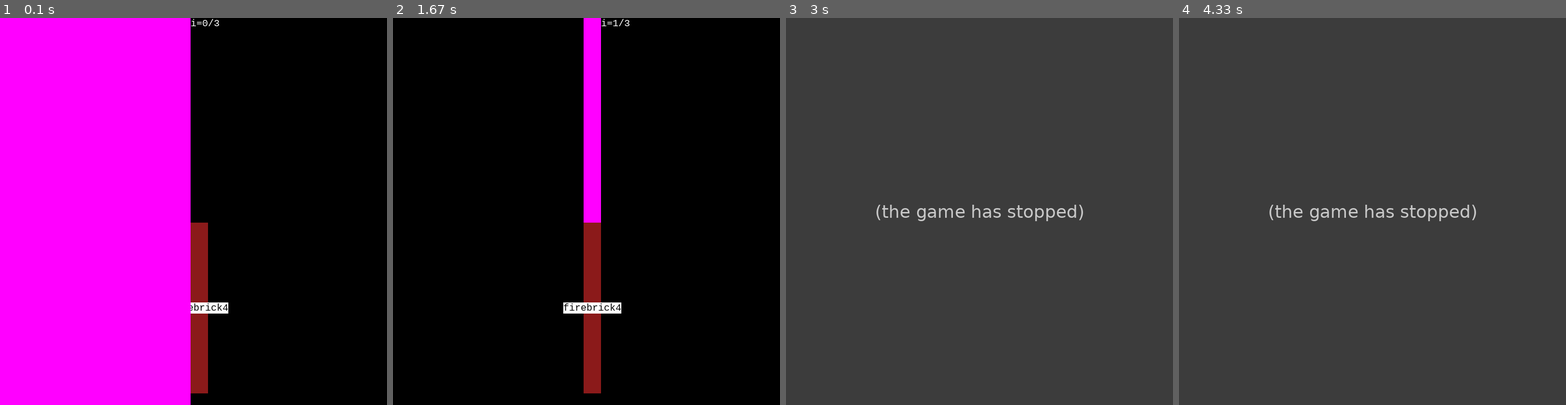
Above: before the commit, frames 1-4 (left to right).
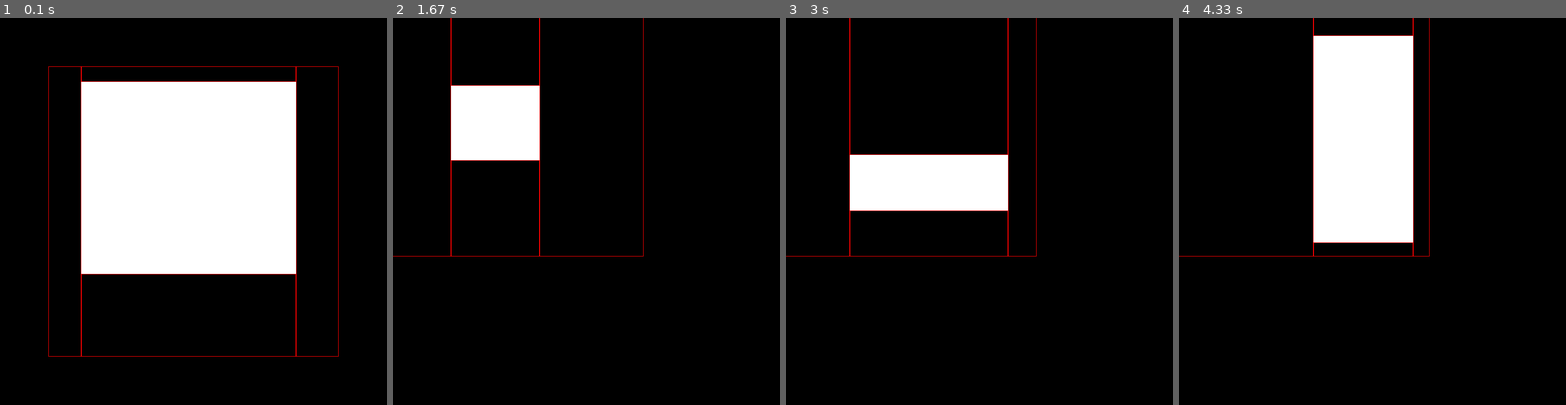
Above: after the commit, the same moments.

Repository: hitbox/scratch
Game: pygame game, started from pygame/empty_space.py
Same seed, same stepped clock (60 frames per second), same inputs: the game is played once before the commit and once after it.
Inputs (mouse positions are in pixels of both pictures, inside the frame that each line leads up to):
- Up to frame 1 (0.1 s): no input
- Up to frame 2 (1.67 s): press the mouse at (582, 315) at 0.37 s; move the mouse to (536, 265) at 0.47 s; release the mouse at (493, 215) at 0.6 s; hold Right 0.67-1.13 s
- Up to frame 3 (3 s): hold Up 1.92-2.22 s; hold Right 2.25-2.8 s; hold Left from 2.83 s (still down)
- Up to frame 4 (4.33 s): release Left at 3.5 s; hold Down from 3.53 s (still down)

The runs differ from the first frame. In frame 1, 65% of the frame differs, in the area x 0-88%, y 0-100%; in frame 2, 9.5%; in frame 3, 100%, in the area x 0-100%, y 0-100%; in frame 4, 100%.
Before the commit the program exited at 1.93 s; later frames show no game.

Commit message:
pygame/empty_space.py
- empty space rects demo working again
- empty space rects testing
- RectRenderer
- docs, naming and formatting in pygamelib

Diff:
--- a/pygame/empty_space.py
+++ b/pygame/empty_space.py
@@ -1,4 +1,3 @@
-import argparse
 import itertools as it
 import operator as op
 import random
@@ -11,6 +10,50 @@
 
 COLORS = list(filter(pygamelib.interesting_color, pygame.color.THECOLORS))
 sides = op.attrgetter('top', 'right', 'bottom', 'left')
+
+class Demo(pygamelib.DemoBase):
+
+    def __init__(self, inside, rects_generator):
+        self.inside = inside
+        self.rects_generator = rects_generator
+        self.rect_renderer = pygamelib.RectRenderer()
+        self.update_rects()
+
+    def update_rects(self):
+        self.rects, self.empties = self.rects_generator(self.inside)
+
+    def do_quit(self, event):
+        self.engine.stop()
+
+    def do_keydown(self, event):
+        if event.key in (pygame.K_ESCAPE, pygame.K_q):
+            self.engine.stop()
+        else:
+            self.update_rects()
+            pygamelib.post_videoexpose()
+
+    def do_mousemotion(self, event):
+        if event.buttons[0]:
+            self.rect_renderer.offset += event.rel
+            pygamelib.post_videoexpose()
+        elif not any(event.buttons):
+            for rect in self.rects + self.empties:
+                if rect.collidepoint(event.pos):
+                    self.rect_renderer.highlight = rect
+                    pygamelib.post_videoexpose()
+                    break
+            else:
+                self.rect_renderer.highlight = None
+
+    def do_videoexpose(self, event):
+        self.draw()
+
+    def draw(self):
+        self.screen.fill('black')
+        self.rect_renderer(self.screen, 'white', 0, self.rects)
+        self.rect_renderer(self.screen, 'red', 1, self.empties)
+        pygame.display.flip()
+
 
 def find_empty_space(rectangles, inside):
     empties = [inside]
@@ -42,11 +85,8 @@
             maxleft = max(empty.left, clip.left)
             yield (maxleft, clip.bottom, minright - maxleft, empty.bottom - clip.bottom)
 
-def area(rect):
-    return rect.width * rect.height
-
 def rect_from_points(x1, y1, x2, y2):
-    return (x1, y1, x2 - x1, y2 - x1)
+    return (x1, y1, x2 - x1, y2 - y1)
 
 def rand_rect_point(rect):
     top, right, bottom, left = sides(rect)
@@ -55,146 +95,53 @@
 def rand_endpoints(inside):
     return (*rand_rect_point(inside), *rand_rect_point(inside))
 
-def unionable(r1, r2):
-    top1, right1, bottom1, left1 = sides(r1)
-    top2, right2, bottom2, left2 = sides(r2)
-    return (
-        (top1 == bottom2 and r1.width == r2.width)
-        or
-        (right1 == left2 and r1.height == r2.height)
-        or
-        (bottom1 == top2 and r1.width == r2.width)
-        or
-        (left1 == right2 and r1.height == r2.height)
-    )
-
-def defrag_rects(r1, r2):
-    if unionable:
-        yield r1.union(r2)
-    else:
-        yield r1
-        yield r2
-
 def random_rect(inside):
     endpoints = rand_endpoints(inside)
     rect = pygame.Rect(rect_from_points(*endpoints))
     rect.normalize()
     return rect
 
-def generate_random_rects(nrects):
-    rects = set()
-    while len(rects) < nrects:
-        if not window.contains(rect):
-            continue
+def random_rects(inside, nrects, minwidth=0, minheight=0):
+    rects = []
+    while nrects > 0:
+        rect = random_rect(inside)
         if (
-            rect.width > 1
+            rect.width > minwidth
             and
-            rect.height > 1
+            rect.height > minheight
             and
             not any(other.colliderect(rect) for other in rects)
         ):
-            rects.add(rect)
             yield rect
+            rects.append(rect)
+            nrects -= 1
 
-def defrag_rects(rects):
-    while True:
-        for r1, r2 in it.combinations(rects, 2):
-            if unionable(r1, r2):
-                rects.append(r1.union(r2))
-                rects.remove(r1)
-                rects.remove(r2)
-                break
-        else:
-            # nothing unioned, stop trying
-            break
+class RectsGenerator:
 
-def find_empty_space2(rects, inside):
-    tops, rights, bottoms, lefts = zip(*map(sides, rects))
+    def __init__(self, n, minwidth, minheight):
+        self.n = n
+        self.minwidth = minwidth
+        self.minheight = minheight
 
-    tops += (inside.bottom,)
-    rights += (inside.left,)
-    bottoms += (inside.top,)
-    lefts += (inside.right,)
+    def __call__(self, inside):
+        rects = list(random_rects(inside, self.n, self.minwidth, self.minheight))
+        # negative rects
+        empty_space_rects = list(find_empty_space(rects, inside))
+        assert empty_space_rects
+        # because the rect subtraction function is not aware of already
+        # "subtracted" rects, it generates excessive rects
+        empty_space_rects = pygamelib.merge_all_rects(empty_space_rects)
+        empty_space_rects = list(map(pygame.Rect, empty_space_rects))
+        return (rects, empty_space_rects)
 
-    xsides = lefts + rights
-    ysides = tops + bottoms
 
-    def is_valid(rect):
-        return (
-            all(rect.size)
-            and
-            rect not in result
-            and
-            inside.contains(rect)
-            and
-            not any(rect.colliderect(other) for other in rects)
-            and
-            not any(
-                negrect.contains(rect) or negrect.colliderect(rect)
-                for negrect in result
-            )
-        )
-
-    result = list()
-    while True:
-        negs = list()
-        for x1, x2 in it.combinations(xsides, 2):
-            for y1, y2 in it.combinations(ysides, 2):
-                rect = pygame.Rect(rect_from_points(x1, y1, x2, y2))
-                rect.normalize()
-                if is_valid(rect):
-                    negs.append(rect)
-                rect = pygame.Rect(rect_from_points(x2, y2, x1, y1))
-                rect.normalize()
-                if is_valid(rect):
-                    negs.append(rect)
-        if not negs:
-            break
-        biggest = sorted(negs, key=area)[-1]
-        result.append(biggest)
-    return result
-
-def run(rects, empty_space_rects):
-    pygame.font.init()
-    clock = pygame.time.Clock()
-    framerate = 60
-    font = pygame.font.SysFont('monospace', 20)
-    screen = pygame.display.get_surface()
-    window = screen.get_rect()
-
-    colors = random.sample(COLORS, len(rects))
-    i = 0
-    running = True
-    while running:
-        elapsed = clock.tick(framerate)
-        for event in pygame.event.get():
-            if event.type == pygame.QUIT:
-                running = False
-            elif event.type == pygame.KEYDOWN:
-                if event.key == pygame.K_LEFT:
-                    i = (i - 1) % len(empty_space_rects)
-                elif event.key == pygame.K_RIGHT:
-                    i = (i + 1) % len(empty_space_rects)
-                else:
-                    pygame.event.post(pygame.event.Event(pygame.QUIT))
-        screen.fill('black')
-        for rect, color in zip(rects, colors, strict=True):
-            pygame.draw.rect(screen, color, rect, 0)
-            image = font.render(f'{color}', True, 'black', 'white')
-            screen.blit(image, image.get_rect(center=rect.center))
-
-        highlight = empty_space_rects[i]
-        pygame.draw.rect(screen, 'magenta', highlight, 0)
-        image = font.render(f'{i=}/{len(empty_space_rects)-1}', True, 'white')
-        rect = image.get_rect(topleft=highlight.topright).clamp(window)
-        screen.blit(image, rect)
-        pygame.display.flip()
-
-def size_type(string):
-    size = tuple(map(int, string.replace(',', ' ').split()))
-    if len(size) < 2:
-        size *= 2
-    return size
+def run(display_size, nrects):
+    window = pygame.Rect((0,)*2, display_size)
+    space = window.inflate((-min(window.size)*.25,)*2)
+    engine = pygamelib.Engine()
+    state = Demo(space, RectsGenerator(nrects, 100, 100))
+    pygame.display.set_mode(window.size)
+    engine.run(state)
 
 def main(argv=None):
     parser = pygamelib.command_line_parser()
@@ -204,28 +151,7 @@
     if args.nrects > len(COLORS):
         parser.error('Invalid nrects')
 
-    window = pygame.Rect((0,)*2, args.display_size)
-
-    random.seed(0)
-    rects = []
-    while len(rects) < args.nrects:
-        rect = random_rect(window)
-        if (
-            window.contains(rect)
-            and
-            not any(other.colliderect(rect) for other in rects)
-        ):
-            rects.append(rect)
-
-    # negative rects
-    empty_space_rects = list(find_empty_space(rects, window))
-    assert empty_space_rects
-
-    defrag_rects(empty_space_rects)
-    empty_space_rects = sorted(empty_space_rects)
-
-    pygame.display.set_mode(window.size)
-    run(rects, empty_space_rects)
+    run(args.display_size, args.nrects)
 
 if __name__ == '__main__':
     main()
--- a/pygame/pygamelib.py
+++ b/pygame/pygamelib.py
@@ -4,6 +4,7 @@
 import math
 import operator as op
 import os
+import random
 import string
 import sys
 import unittest
@@ -50,6 +51,77 @@
         self.assertEqual(test, set([(0,10)]))
         test = merge_ranges([(0,10),(1,2),(3,5),(4,8)])
         self.assertEqual(test, set([(0,10)]))
+
+
+class TestMergeRects(unittest.TestCase):
+
+    def test_merge_rects_none(self):
+        self.assertIsNone(
+            merge_rects((0, 0, 10, 10), (15, 15, 10, 10))
+        )
+
+    def test_merge_rects_leftright(self):
+        self.assertEqual(
+            merge_rects((0, 0, 10, 10), (10, 0, 10, 10)),
+            (0, 0, 20, 10),
+        )
+        self.assertEqual(
+            merge_rects((10, 0, 10, 10), (0, 0, 10, 10)),
+            (0, 0, 20, 10),
+        )
+
+    def test_merge_rects_topbottom(self):
+        self.assertEqual(
+            merge_rects((0, 0, 10, 10), (0, 10, 10, 10)),
+            (0, 0, 10, 20),
+        )
+
+    def test_merge_rects_diagonal_is_none(self):
+        # diagonals do not merge
+        self.assertIsNone(
+            merge_rects((0, 0, 10, 10), (10, 10, 10, 10)),
+        )
+
+
+class TestMergeAllRects(unittest.TestCase):
+
+    def test_merge_all_none(self):
+        no_merges_rects = [
+            (0, 0, 10, 10),
+            (20, 0, 10, 10),
+            (0, 20, 10, 10),
+        ]
+        self.assertEqual(
+            merge_all_rects(no_merges_rects),
+            no_merges_rects,
+        )
+
+    def test_merge_all_square(self):
+        square = [
+            (0, 0, 10, 10),
+            (10, 0, 10, 10),
+            (0, 10, 10, 10),
+            (10, 10, 10, 10),
+        ]
+        self.assertEqual(
+            merge_all_rects(square),
+            [(0, 0, 20, 20)],
+        )
+
+    def test_merge_all_four_to_two(self):
+        rects = [
+            (0, 0, 10, 10),
+            (10, 0, 10, 10),
+            (20, 20, 10, 10),
+        ]
+        # set to disregard order
+        self.assertEqual(
+            set(merge_all_rects(rects)),
+            set([
+                (0, 0, 20, 10),
+                (20, 20, 10, 10),
+            ]),
+        )
 
 
 def intargs(string):
@@ -184,40 +256,33 @@
     height = bottom - y
     return (x, y, width, height)
 
-def iter_rect_diffs(rect, inside):
-    """
-    Generate eight rects resulting from "subtracting" `rect` from `inside`.
-    """
-    _, minright, minbottom, _ = minsides(rect, inside)
-    maxtop, _, _, maxleft = maxsides(rect, inside)
+def iter_rect_diffs(inside, outside):
+    """
+    Generate eight rects resulting from "subtracting" `inside` from `outside`.
+    """
+    inside, outside = map(pygame.Rect, [inside, outside])
+    _, minright, minbottom, _ = minsides(inside, outside)
+    maxtop, _, _, maxleft = maxsides(inside, outside)
     # topleft
-    yield from_points(*inside.topleft, *rect.topleft)
+    yield from_points(*outside.topleft, *inside.topleft)
     # top
-    yield from_points(maxleft, inside.top, minright, rect.top)
+    yield from_points(maxleft, outside.top, minright, inside.top)
     # topright
-    yield from_points(minright, inside.top, inside.right, rect.top)
+    yield from_points(minright, outside.top, outside.right, inside.top)
     # right
-    yield from_points(minright, maxtop, inside.right, minbottom)
+    yield from_points(minright, maxtop, outside.right, minbottom)
     # bottomright
-    yield from_points(*rect.bottomright, *inside.bottomright)
+    yield from_points(*inside.bottomright, *outside.bottomright)
     # bottom
-    yield from_points(maxleft, rect.bottom, minright, inside.bottom)
+    yield from_points(maxleft, inside.bottom, minright, outside.bottom)
     # bottomleft
-    yield from_points(inside.left, rect.bottom, rect.left, inside.bottom)
+    yield from_points(outside.left, inside.bottom, inside.left, outside.bottom)
     # left
-    yield from_points(inside.left, maxtop, rect.left, minbottom)
-
-def surrounding(rect):
-    # going around the original rect's points...
-    for attr, oppo in POINTS.items():
-        kwargs = {oppo: getattr(rect, attr)}
-        # ...create new rect of the same size, aligned to the opposite point
-        yield make_rect(size=rect.size, **kwargs)
-    # TODO
-    # - this is like rectwalls
+    yield from_points(outside.left, maxtop, inside.left, minbottom)
 
 def area(rect):
-    return rect.width * rect.height
+    _, _, w, h = rect
+    return w * h
 
 def overlaps(rects):
     for r1, r2 in it.combinations(rects, 2):
@@ -536,6 +601,33 @@
             post_videoexpose()
 
 
+class RectRenderer:
+    """
+    Simple rect renderer with highlighting.
+    """
+
+    def __init__(self, offset=(0,0), highlight=None, highlight_color='magenta'):
+        self.offset = pygame.Vector2(offset)
+        self.highlight = highlight
+        self.highlight_color = highlight_color
+
+    def __call__(self, surface, color, fill, rects):
+        ox, oy = self.offset
+        drawn_rects = []
+        for rect in rects:
+            if rect is self.highlight:
+                _color = self.highlight_color
+                _fill = 0
+            else:
+                _color = color
+                _fill = fill
+            (x, y, w, h) = rect
+            rect = (x+ox, y+oy, w, h)
+            drawn = pygame.draw.rect(surface, _color, rect, _fill)
+            drawn_rects.append(drawn)
+        return drawn_rects
+
+
 class ColorSpace:
     """
     Convenience to get one of the space representations of a pygame color,
@@ -755,6 +847,9 @@
     return ((x2 - x1) / 2 + x1, (y2 - y1) / 2 + y1)
 
 def mergeable(range1, range2):
+    """
+    Are these ranges overlapping?
+    """
     start1, stop1 = range1
     start2, stop2 = range2
     return not (start1 > stop2 or stop1 < start2)
@@ -774,6 +869,52 @@
             if r2 in ranges:
                 ranges.remove(r2)
             ranges.add((min(*r1, *r2), max(*r1, *r2)))
+
+def mergeable_rects(r1, r2):
+    t1, t1, w1, h1 = r1
+    t2, t2, w2, h2 = r2
+    r1 = t1 + w1
+    b1 = t1 + h1
+    r2 = t2 + w2
+    b2 = t2 + h2
+    return (
+        # same width sharing top or bottom
+        (w1 == w2 and (t1 == b2 or t2 == b1))
+        or
+        # same height sharing left or right
+        (h1 == h2 and (t1 == r2 or t2 == r1))
+    )
+
+def merge_rects(rect1, rect2):
+    l1, t1, w1, h1 = rect1
+    l2, t2, w2, h2 = rect2
+    r1 = l1 + w1
+    b1 = t1 + h1
+    r2 = l2 + w2
+    b2 = t2 + h2
+    if (w1 == w2 and l1 == l2 and (t1 == b2 or t2 == b1)):
+        # same width, same left and sharing top/bottom
+        return (l1, min(t1, t2), w1, h1 + h2)
+    elif (h1 == h2 and t1 == t2 and (l1 == r2 or l2 == r1)):
+        # same height, same top and sharing left/right
+        return (min(l1, l2), t1, w1 + w2, h1)
+
+def merge_all_rects(rects):
+    merged = list(rects)
+    while len(merged) > 1:
+        for rect1, rect2 in it.combinations(merged, 2):
+            merge_result = merge_rects(rect1, rect2)
+            if merge_result:
+                if rect1 in merged:
+                    merged.remove(rect1)
+                if rect2 in merged:
+                    merged.remove(rect2)
+                merged.append(merge_result)
+                break
+        else:
+            # nothing merged because no break so stop
+            break
+    return merged
 
 def rectquadrants(rect):
     x, y, w, h = rect
